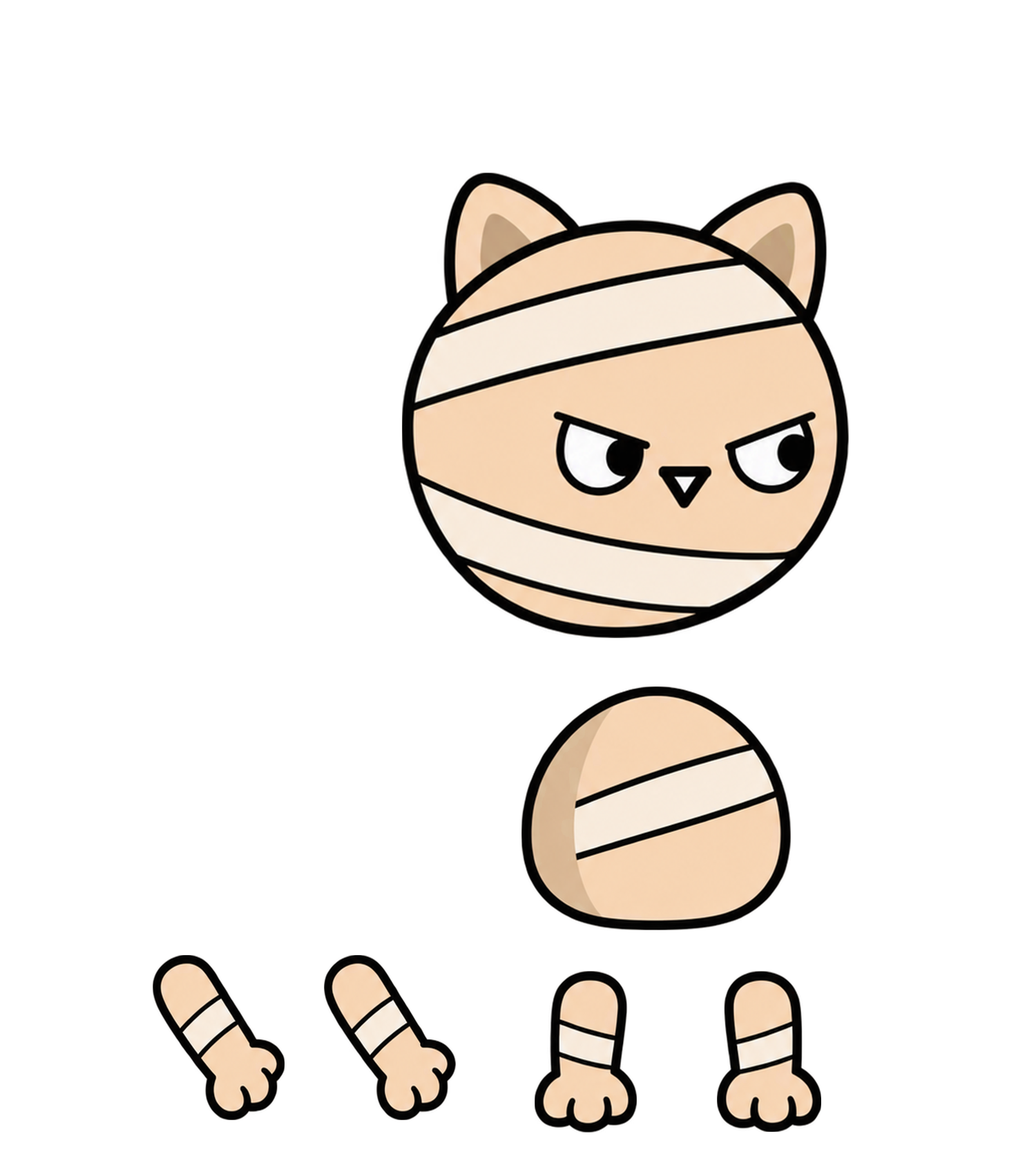
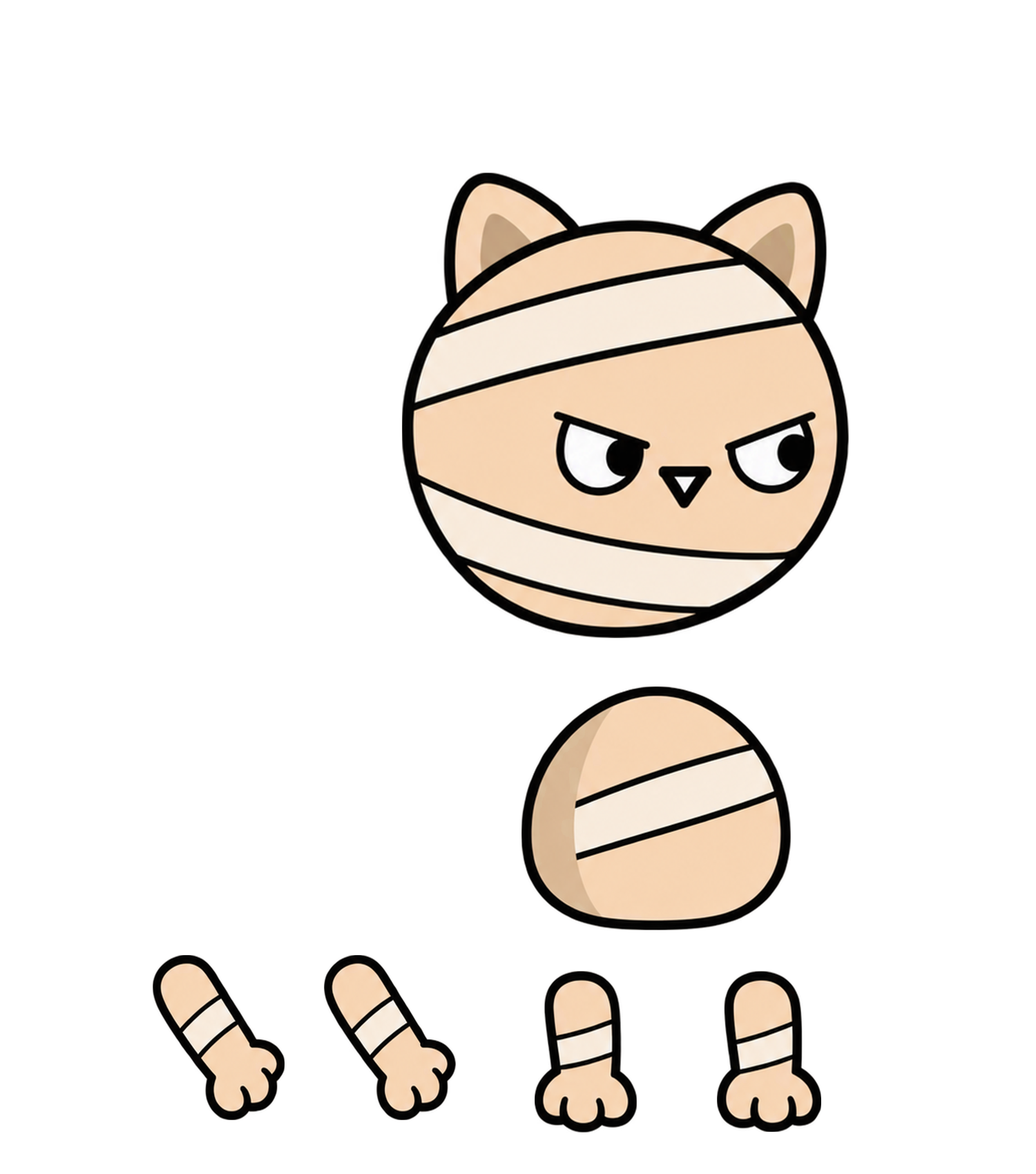
The second w=1036, h=1174 image is a revision of the first. Changes to its layers:
painted on "다리1" over [534, 970, 637, 1133]
